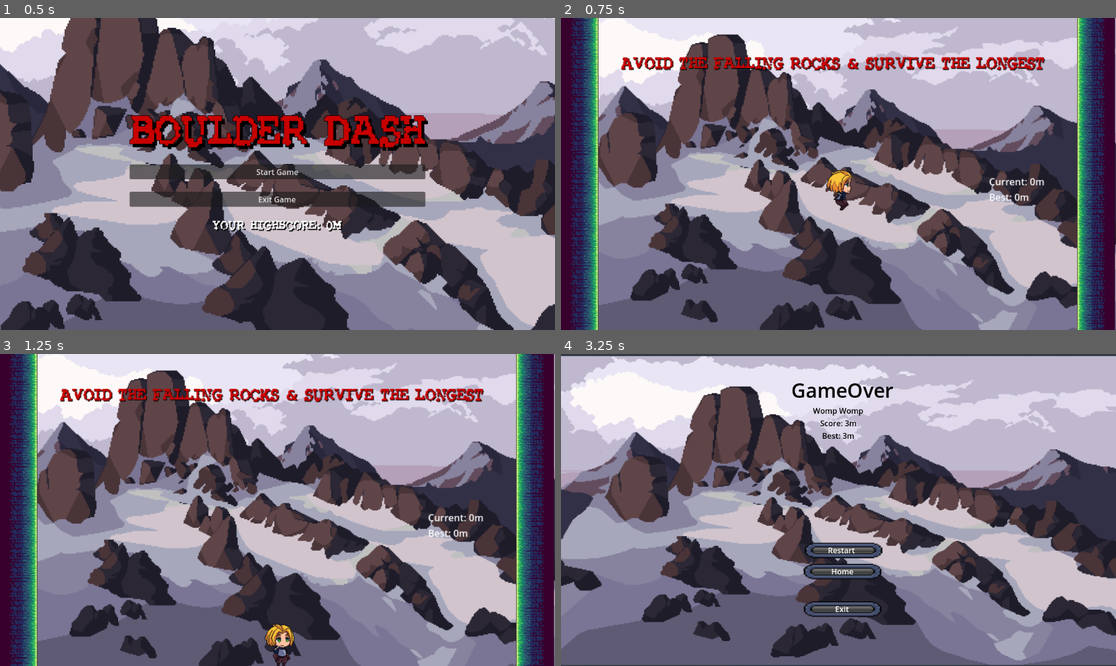
Above: before the commit, frames 1-4 (two rows, left to right).
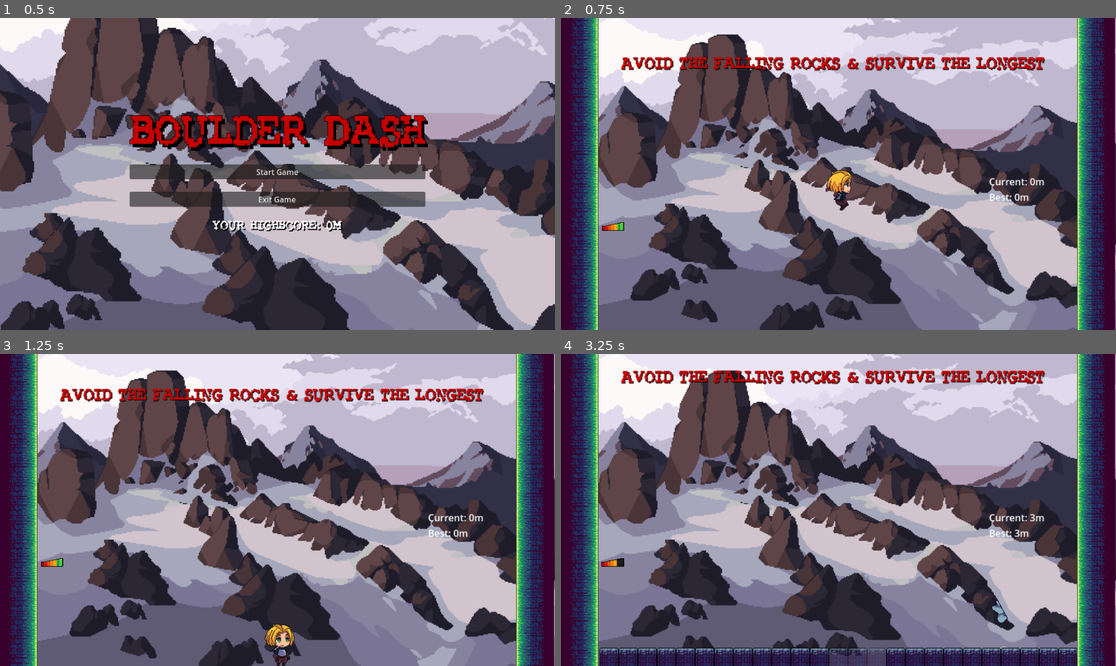
Above: after the commit, the same moments.

Repository: cXLilithXc/Assignement5GP
Game: Godot game, scene res://Scenes/main_menu.tscn
Two runs of this game, one before a commit and one after it. Both use one fixed random seed, a clock stepped at 60 frames per second and the inputs below.
Inputs:
- Up to frame 1 (0.5 s): no input
- Up to frame 2 (0.75 s): click "Start Game" at 0.5 s
- Up to frame 3 (1.25 s): no input
- Up to frame 4 (3.25 s): tap Enter (ui_accept) at 1.25, 1.52, 2.27 s; hold Right (ui_right) 1.28-2.78 s; hold Left (ui_left) from 2.78 s (still down)

Frame 1 is identical in both runs. In frame 2, 0.1% of the frame differs, in the area x 7-12%, y 65-69%; in frame 3, 0.1%; in frame 4, 57%, in the area x 0-100%, y 0-100%.

Commit message:
HealthBar working full

Diff:
--- a/Scenes/boulder_dash.tscn
+++ b/Scenes/boulder_dash.tscn
@@ -6,9 +6,13 @@
 [ext_resource type="Script" uid="uid://msx4c7k0vbg1" path="res://Scripts/RockSpawner.gd" id="4_6li3k"]
 [ext_resource type="Texture2D" uid="uid://b2yh6uyeyv3ma" path="res://Assets/Tile_30.png" id="4_iqrwy"]
 [ext_resource type="Script" uid="uid://c1vgog3tajosk" path="res://Scenes/Camera2D.gd" id="4_n5s3k"]
+[ext_resource type="Texture2D" uid="uid://d3qjw810hlikf" path="res://Assets/full health.png" id="5_0t2dc"]
 [ext_resource type="Texture2D" uid="uid://k7n7td2fclyg" path="res://Assets/Tile_14.png" id="5_qtvwi"]
+[ext_resource type="Texture2D" uid="uid://bv4i4lxlao136" path="res://Assets/first Hit.png" id="6_nrhpg"]
 [ext_resource type="Script" uid="uid://dcyeippakttcv" path="res://Scenes/high_score.gd" id="7_7btox"]
+[ext_resource type="Texture2D" uid="uid://rf7rml4857us" path="res://Assets/second hit.png" id="7_a077b"]
 [ext_resource type="Script" uid="uid://dvwouitn2jr0e" path="res://Scenes/FloorSpawner.gd" id="7_qkw54"]
+[ext_resource type="Texture2D" uid="uid://yax4b6flqnfm" path="res://Assets/third hit.png" id="8_q463n"]
 [ext_resource type="Theme" uid="uid://d213qxnwhb3cj" path="res://Fonts/title_theme.tres" id="10_j6osf"]
 [ext_resource type="Script" uid="uid://kho87xuiw04i" path="res://Scripts/game_over_zone.gd" id="10_kabln"]
 
@@ -56,6 +60,28 @@
 
 [node name="FloorSpawnerYPosition" type="Node2D" parent="Camera2D"]
 position = Vector2(-1, 321)
+
+[node name="HealthBar" type="Node2D" parent="Camera2D"]
+z_index = 20
+
+[node name="4" type="Sprite2D" parent="Camera2D/HealthBar"]
+position = Vector2(-377.5, 88)
+texture = ExtResource("5_0t2dc")
+
+[node name="3" type="Sprite2D" parent="Camera2D/HealthBar"]
+visible = false
+position = Vector2(-378.5, 88)
+texture = ExtResource("6_nrhpg")
+
+[node name="2" type="Sprite2D" parent="Camera2D/HealthBar"]
+visible = false
+position = Vector2(-378.5, 88)
+texture = ExtResource("7_a077b")
+
+[node name="1" type="Sprite2D" parent="Camera2D/HealthBar"]
+visible = false
+position = Vector2(-378.5, 88)
+texture = ExtResource("8_q463n")
 
 [node name="Walls" type="Node2D" parent="."]
 position = Vector2(-572, -305)
--- a/Scripts/CharacterBody2D.gd
+++ b/Scripts/CharacterBody2D.gd
@@ -1,11 +1,17 @@
 extends CharacterBody2D
 
 @onready var animatedSprite = $AnimatedSprite2D
-var health := 1
+@onready var health_bar = get_parent().get_node("Camera2D/HealthBar")
+var health := 4
 var is_invincible := false
 const SPEED = 300.0
 const JUMP_VELOCITY = -400.0
-# Get the gravity from the project settings to be synced with RigidBody nodes.
+
+@onready var hearts = [
+	health_bar.get_node("1"),
+	health_bar.get_node("2"),
+	health_bar.get_node("3"),
+]
 var gravity = ProjectSettings.get_setting("physics/2d/default_gravity")
 var is_facing_right = true
 signal health_changed(value)
@@ -64,8 +70,8 @@
 func take_damage():
 	if is_invincible:
 		return
-
 	health -= 1
+	update_health_bar()
 	is_invincible = true
 	print("Player took damage! Health: ", health)
 	emit_signal("health_changed", health)
@@ -81,3 +87,15 @@
 		await get_tree().create_timer(0.1).timeout
 		animatedSprite.visible = true
 		await get_tree().create_timer(0.1).timeout
+
+
+func update_health_bar():
+	# Hide all damage states
+	for i in range(hearts.size()):
+		hearts[i].visible = false
+
+	# Show correct one (only if health is less than 4)
+	if health < 4 and health > 0:
+		var index_to_show = health - 1
+		if index_to_show >= 0 and index_to_show < hearts.size():
+			hearts[index_to_show].visible = true
Binary file added: Assets/first Hit.png
Not shown, added: Assets/first Hit.png.import
Binary file added: Assets/full health.png
Not shown, added: Assets/full health.png.import
Binary file added: Assets/second hit.png
Not shown, added: Assets/second hit.png.import
Binary file added: Assets/third hit.png
Not shown, added: Assets/third hit.png.import
Not shown: 1 places in Scenes/boulder_dash.tscn that only renumber resources
Not shown, changed: ~$signment 5 - Boulder dash.docx
